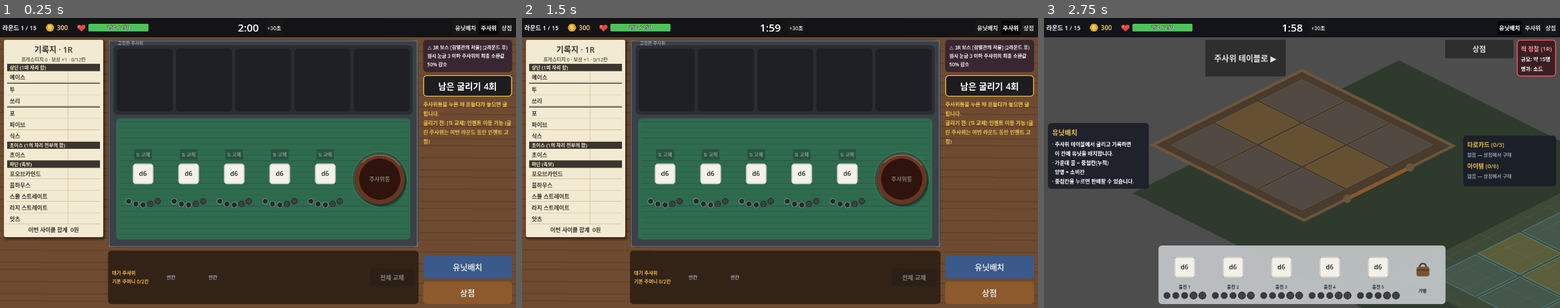
Above: before the commit, frames 1-3 (left to right).
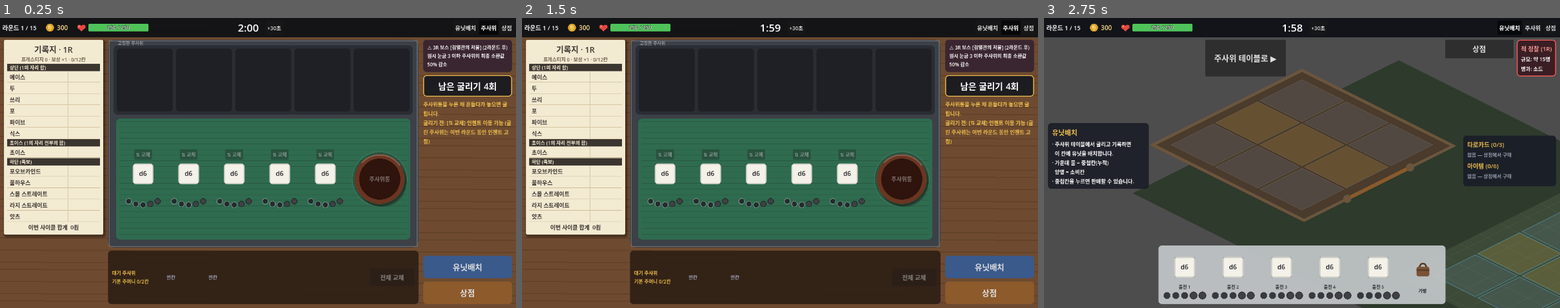
Above: after the commit, the same moments.

Repository: leejonghyoun123-cmd/yacht-the-battle
Game: Godot game, scene res://ui/game_root.tscn
Two runs of this game, one before a commit and one after it. Both use one fixed random seed, a clock stepped at 60 frames per second and the inputs below.
Inputs:
- Up to frame 1 (0.25 s): no input
- Up to frame 2 (1.5 s): click "1배속" at 0.5 s; click "2배속" at 1.25 s
- Up to frame 3 (2.75 s): click "4배속" at 2 s

The runs differ from the first frame. In frame 1, 2.5% of the frame differs, in the area x 0-21%, y 22-77%; in frame 2, 2.5%; in frame 3, nothing differs.

Commit message:
ui: 기록지 에이스|투, 쓰리|포 사이 검은 선 제거
Co-Authored-By: Claude Opus 5.5 <noreply@anthropic.com>

Diff:
--- a/ui/widgets/score_sheet.gd
+++ b/ui/widgets/score_sheet.gd
@@ -64,12 +64,6 @@
 		if recorded:
 			total += int(board.recorded[category])
 		_rows.add_child(_row(category, recorded, int(board.recorded.get(category, 0)), preview, can_record))
-		# 에이스|투, 쓰리|포 사이 검은 선
-		if category == YachtBoard.Category.ACES or category == YachtBoard.Category.THREES:
-			var line: ColorRect = ColorRect.new()
-			line.color = HEADER
-			line.custom_minimum_size = Vector2(0, 2)
-			_rows.add_child(line)
 	_total.text = "이번 사이클 합계  %s원" % NumberFormatter.format_num(total)
 
 
